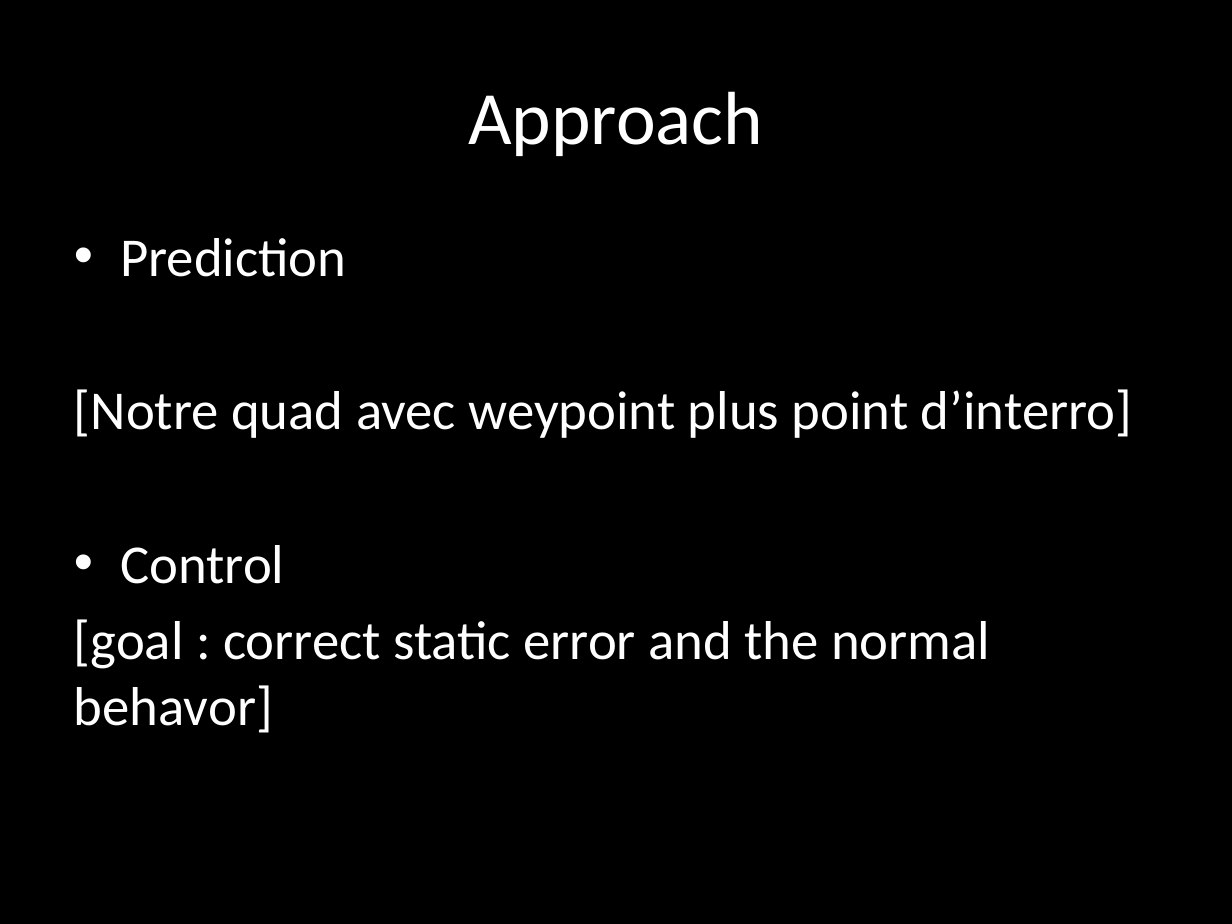
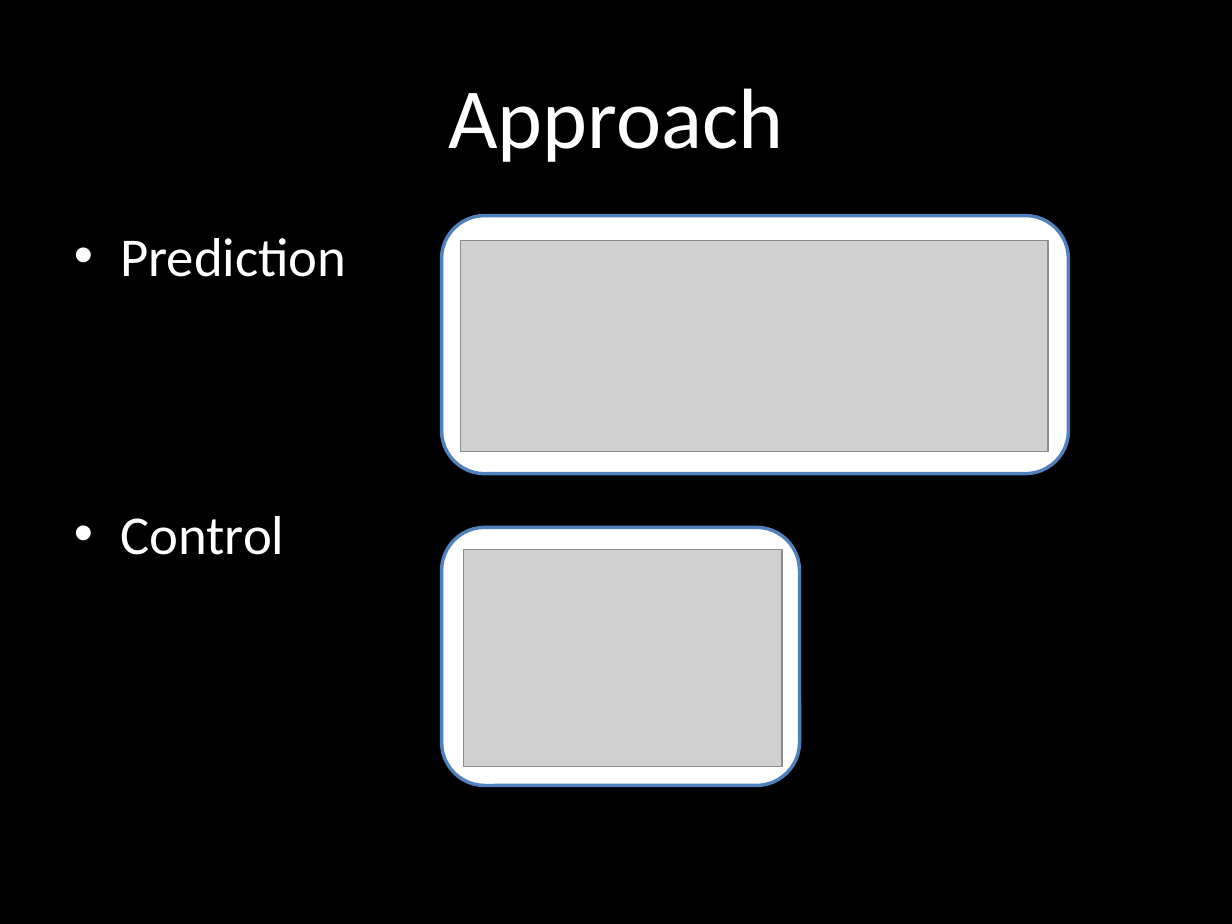
Before and after one commit to SyrianSpock/project-quadrotor-chase, a slide deck: slide 3 of Presentation/Presentation.pptx. Drawn at 1232x924 pixels with LibreOffice and Linux fonts; fonts in the diff are those of the drawing; grey boxes stand for pictures. Boxes give left, top, right and bottom in pixels: in the first picture for what was removed or moved away, otherwise in the second. Text is boxed around its words. In the diff, an @@ line names an element or a change of style, - is before the commit and + after.

```diff
--- a/Presentation/Presentation.pptx
+++ b/Presentation/Presentation.pptx
@@ title "Approach" at (448, 88, 783, 162): size 44 to 50 pt @@
@@ rounded rectangle added at (441, 216, 1068, 474), fill #FFFFFF, outline #4F81BD 2 pt @@
@@ picture added at (461, 240, 1048, 451) @@
@@ text at (74, 389, 1132, 438): paragraph removed @@
-[Notre quad avec weypoint plus point d’interro]
@@ rounded rectangle added at (441, 527, 800, 786), fill #FFFFFF, outline #4F81BD 2 pt @@
@@ picture added at (463, 549, 781, 766) @@
@@ text at (74, 619, 990, 733): paragraph removed @@
-[goal : correct static error and the normal behavor]
```
Also in this commit, not shown: 3 other slides changed, 1 slide added, 1 slide removed, 2 other files.
